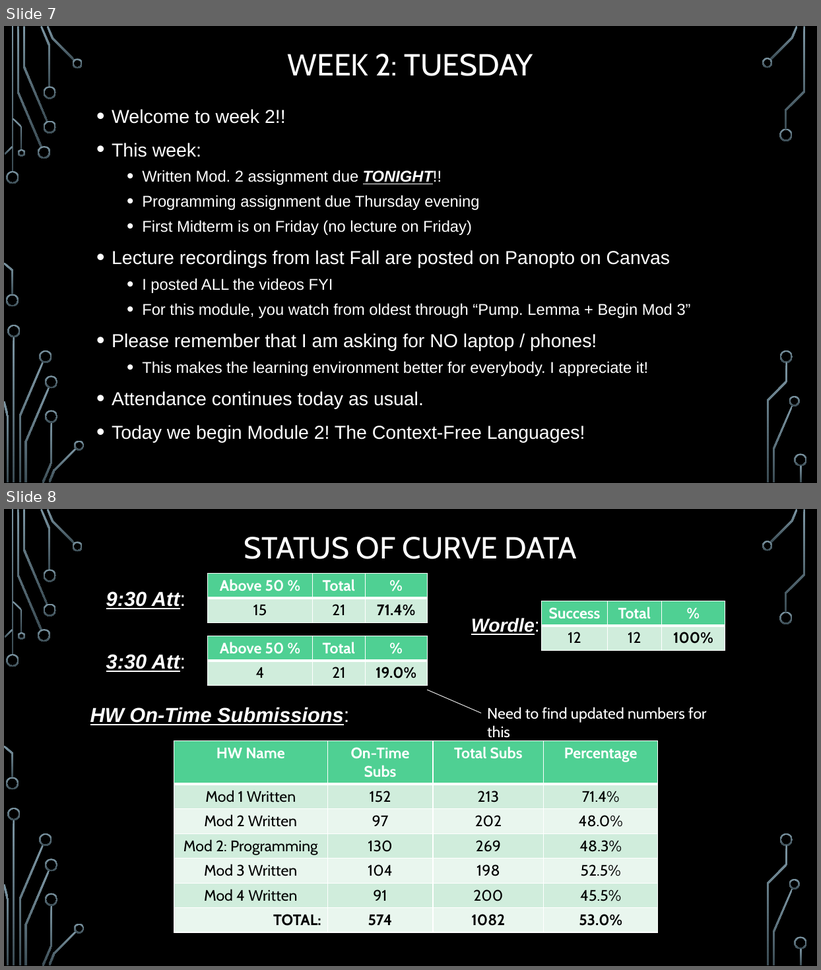
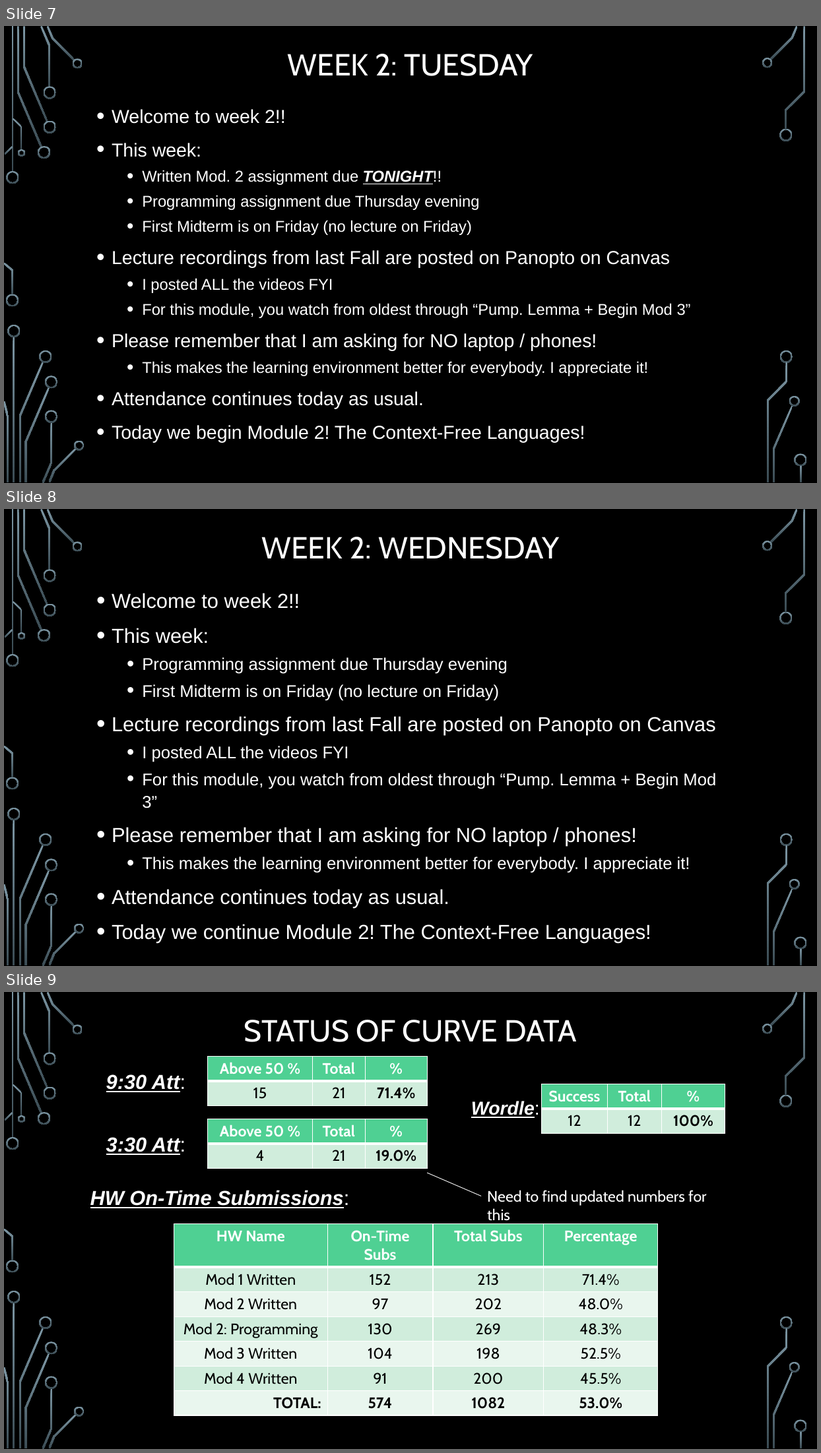
Before and after one commit to markfloryan/dmt2, a slide deck: slides/00-DailyAnnouncements.pptx. Shown one above the other, each under a label of ours: slides 7 and 8 before the commit, slides 7, 8 and 9 after it. The pictures are 821x970 and 821x1453 pixels, drawn with LibreOffice and Linux fonts; fonts in the diff are those of the drawing; background and template pictures are left out. Boxes give left, top, right and bottom in pixels: in the first picture for what was removed or moved away, otherwise in the second. Text is boxed around its words. In the diff, an @@ line names an element or a change of style, - is before the commit and + after.

```diff
--- a/slides/00-DailyAnnouncements.pptx
+++ b/slides/00-DailyAnnouncements.pptx
@@ slide 8 added at (x1=4, y1=509, x2=817, y2=966), background picture (left out); not listed: 36 template elements that a slide beside it also shows @@
@@ title added at (x1=261, y1=537, x2=559, y2=559), 36 pt, text #FFFFFF @@
+WEEK 2: WEDNESDAY
@@ text added at (x1=112, y1=593, x2=716, y2=943), 20 pt, text #FFFFFF @@
+• Welcome to week 2!!
+• This week:
+  • Programming assignment due Thursday evening
+  • First Midterm is on Friday (no lecture on Friday)
+• Lecture recordings from last Fall are posted on Panopto on Canvas
+  • I posted ALL the videos FYI
+  • For this module, you watch from oldest through “Pump. Lemma + Begin Mod 3”
+• Please remember that I am asking for NO laptop / phones!
+  • This makes the learning environment better for everybody. I appreciate it!
+• Attendance continues today as usual.
+• Today we continue Module 2! The Context-Free Languages!
@@ what was slide 8 is now slide 9 @@
```
Also in this commit, not shown: 1 other file.
